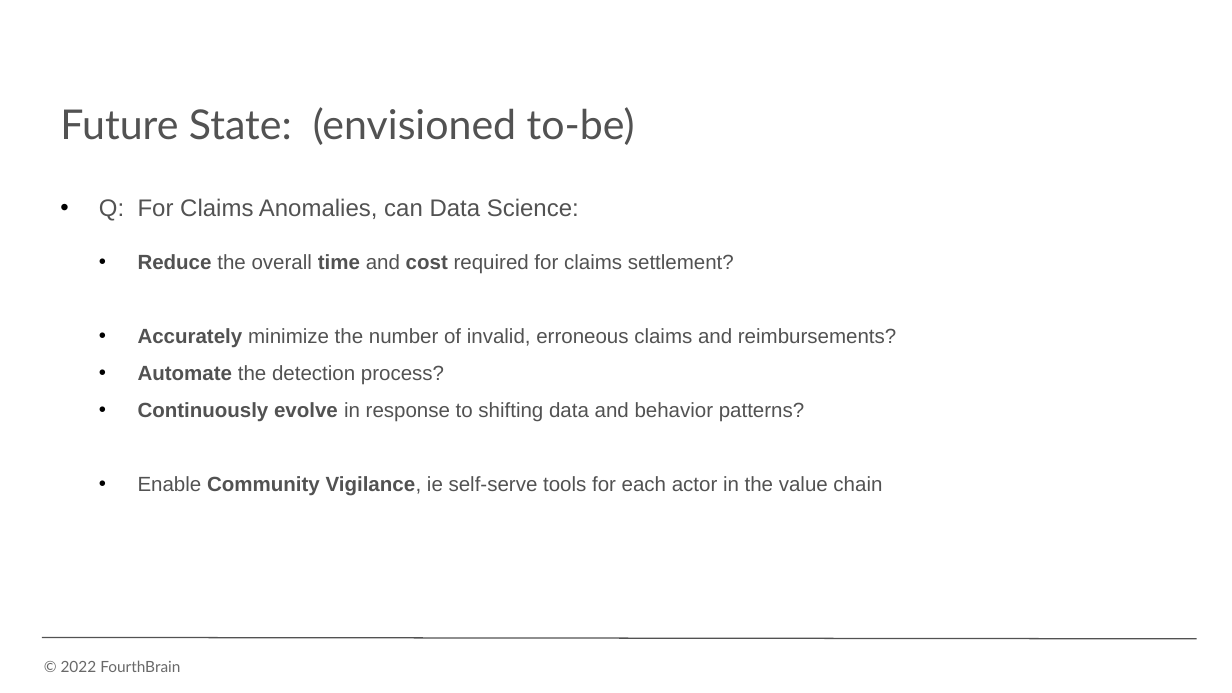
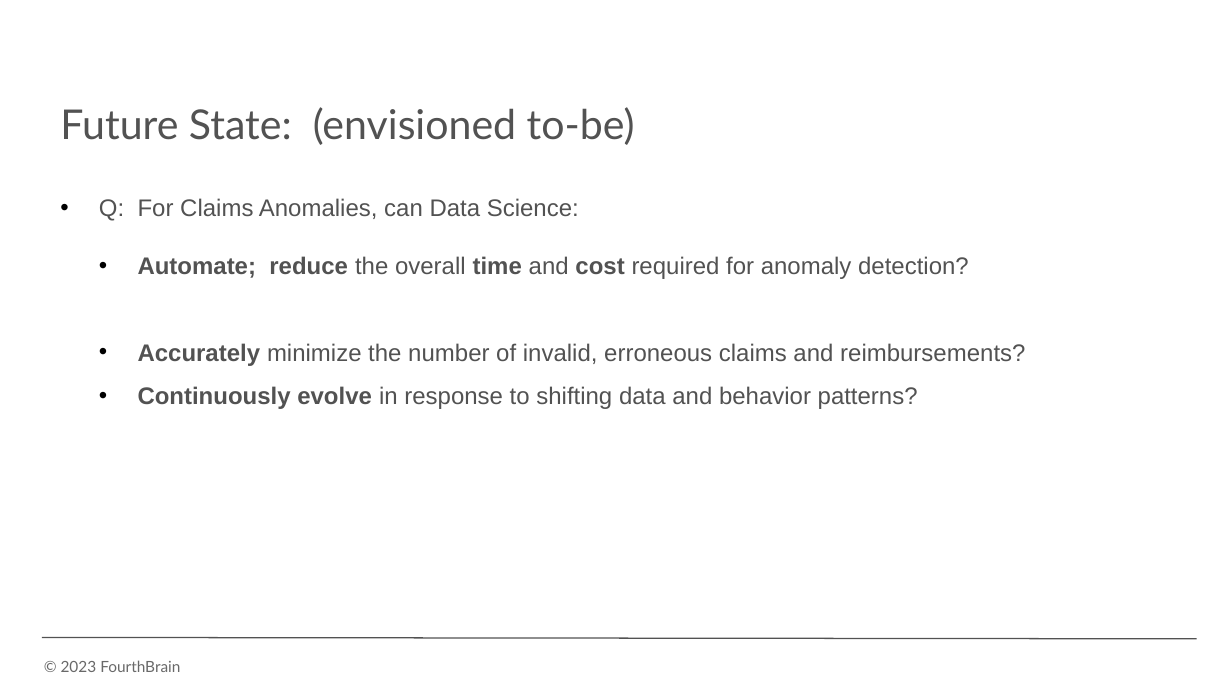
Before and after one commit to monika0603/MLE10-Capstone-Project, a slide deck: slide 7 of docs/presentation/CapstonePreso_HealthcareAnomaly.pptx (slide 8 before the commit). Drawn at 1232x693 pixels with LibreOffice and Linux fonts; fonts in the diff are those of the drawing; background and template pictures are left out. Boxes give left, top, right and bottom in pixels: in the first picture for what was removed or moved away, otherwise in the second. Text is boxed around its words. In the diff, an @@ line names an element or a change of style, - is before the commit and + after.

```diff
--- a/docs/presentation/CapstonePreso_HealthcareAnomaly.pptx
+++ b/docs/presentation/CapstonePreso_HealthcareAnomaly.pptx
@@ text at <box>138,256,969,279</box>: text changed; size 12 to 14 pt @@
-• Reduce the overall time and cost required for claims settlement?
+• Automate; reduce the overall time and cost required for anomaly detection?
@@ text at <box>138,343,1025,409</box>: size 12 to 14 pt in "Accurately minimize the number of invalid, erroneous ...", "Continuously evolve in response to shifting data ..." @@
@@ text at <box>138,365,444,385</box>: paragraph removed @@
-• Automate the detection process?
@@ text at <box>138,476,882,496</box>: paragraph removed @@
-• Enable Community Vigilance, ie self-serve tools for each actor in the value chain
@@ text at <box>61,660,180,672</box>: text changed @@
-© 2022 FourthBrain
+© 2023 FourthBrain
```
Also in this commit, not shown: 25 other slides changed, 8 slides added, 5 slides removed, 7 other files.
